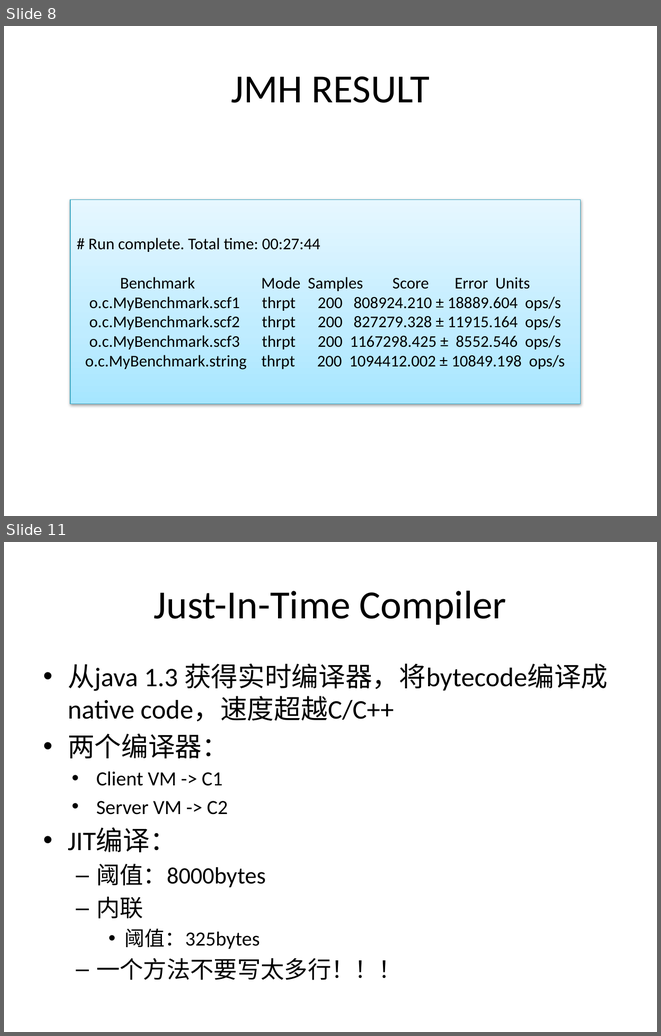
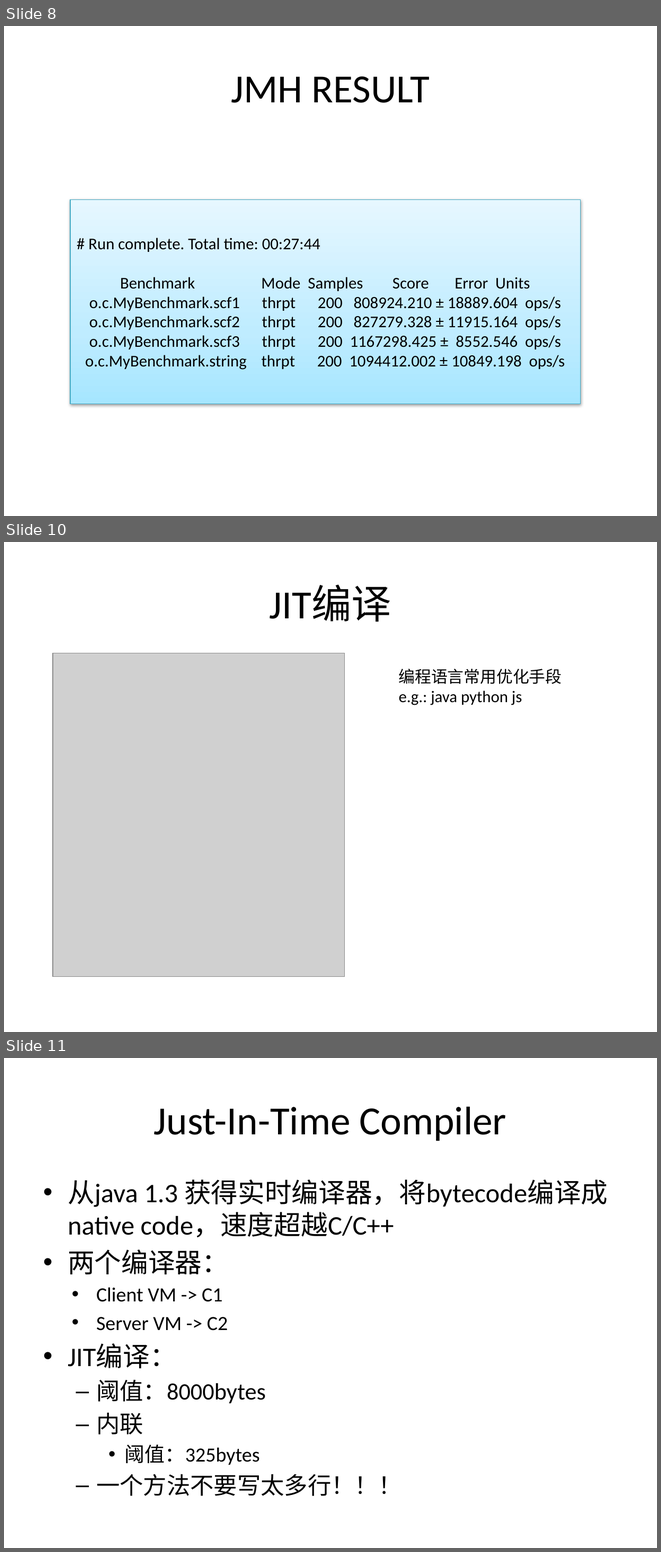
Before and after one commit to cyberdak/javaperformance, a slide deck: Java 性能优化.pptx. Shown one above the other, each under a label of ours: slides 8 and 11 before the commit, slides 8, 10 and 11 after it; the slides between them are not shown. The pictures are 661x1036 and 661x1552 pixels, drawn with LibreOffice and Linux fonts; fonts in the diff are those of the drawing; grey boxes stand for pictures. Boxes give left, top, right and bottom in pixels: in the first picture for what was removed or moved away, otherwise in the second. Text is boxed around its words. In the diff, an @@ line names an element or a change of style, - is before the commit and + after.

```diff
--- a/Java 性能优化.pptx
+++ b/Java 性能优化.pptx
@@ slide 10 added at box(4, 542, 657, 1032), background #FFFFFF @@
@@ title added at box(270, 585, 391, 622), 44 pt, text #000000 @@
+JIT编译
@@ picture added at box(53, 653, 345, 976) @@
@@ text added at box(399, 669, 562, 705), 18 pt, text #000000 @@
+编程语言常用优化手段
+e.g.: java python js
```
Also in this commit, not shown: 6 slides changed, 2 other slides added, 1 slide removed, 2 other files.
